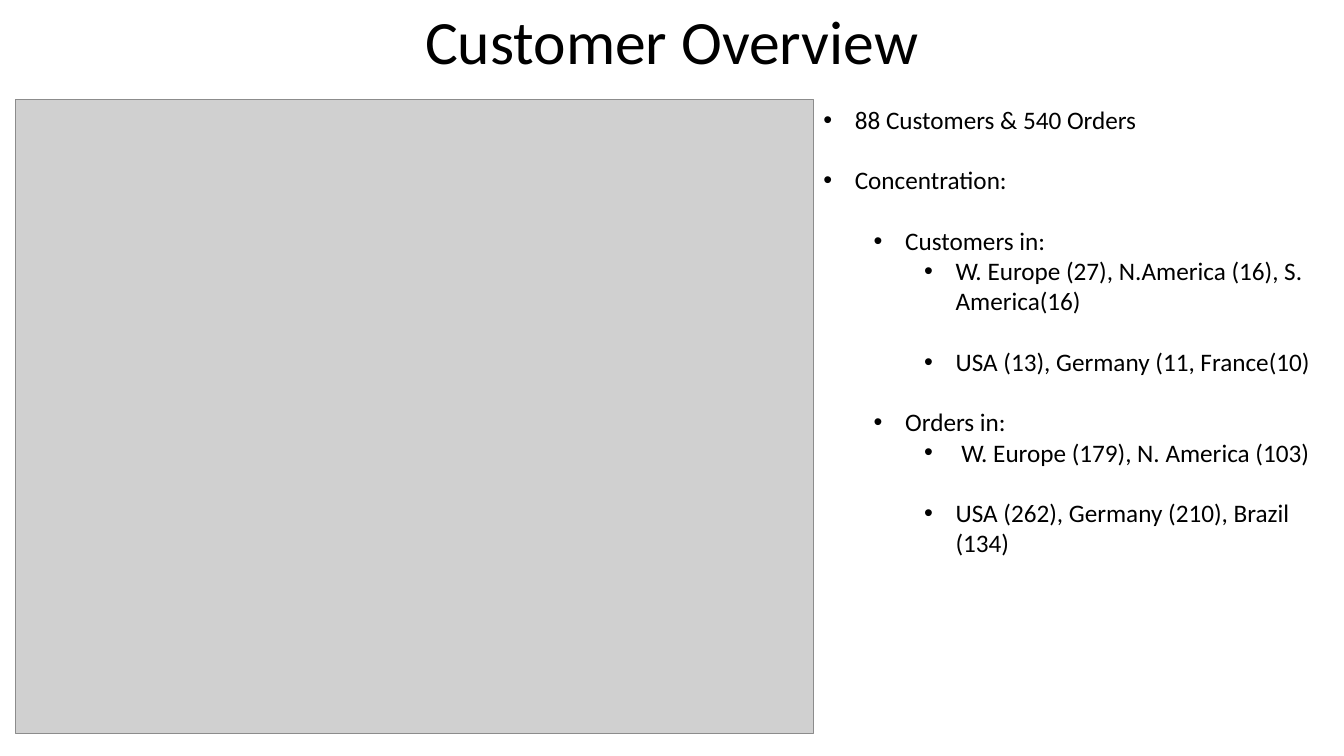
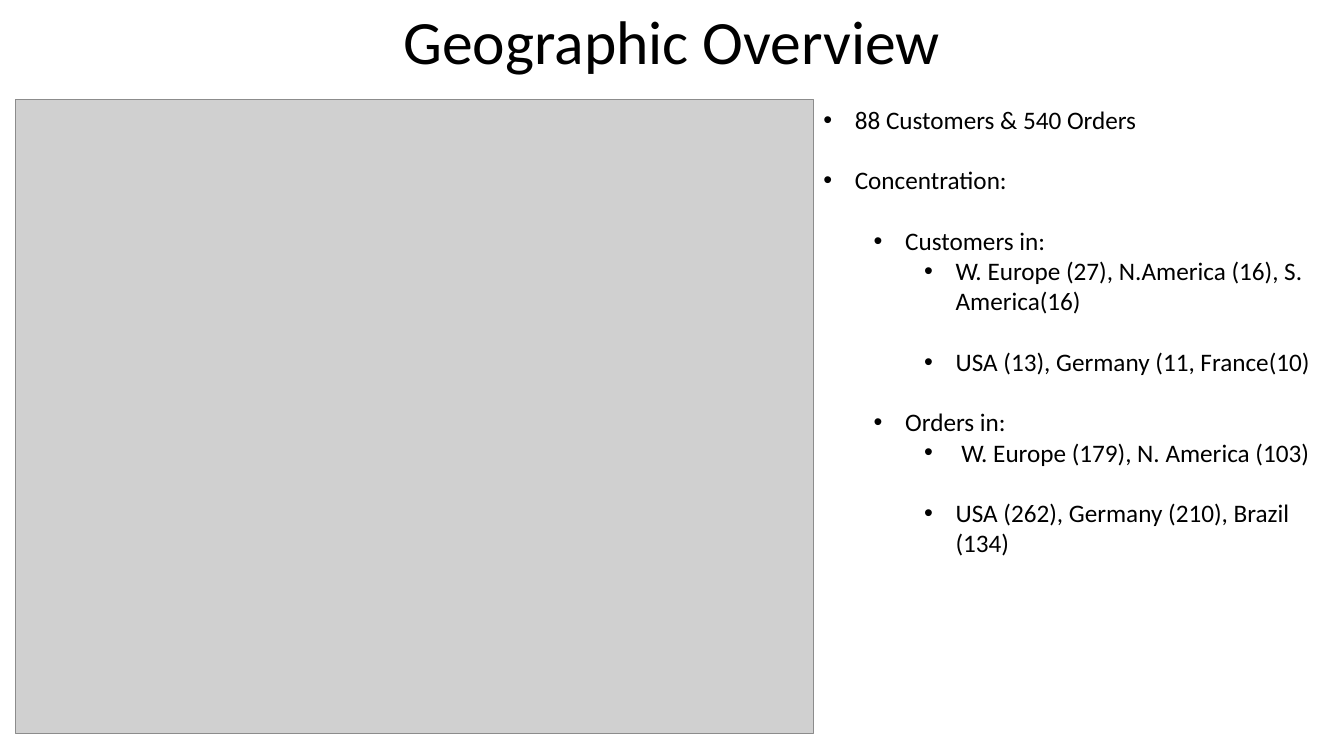
Before and after one commit to joewebb11/dsc-2-final-project-online-ds-pt-112618, a slide deck: slide 9 of NorthWindsPresentation.pptx. Drawn at 1344x756 pixels with LibreOffice and Linux fonts; fonts in the diff are those of the drawing; grey boxes stand for pictures. Boxes give left, top, right and bottom in pixels: in the first picture for what was removed or moved away, otherwise in the second. Text is boxed around its words. In the diff, an @@ line names an element or a change of style, - is before the commit and + after.

```diff
--- a/NorthWindsPresentation.pptx
+++ b/NorthWindsPresentation.pptx
@@ title at (403,21,940,75): text changed @@
-Customer Overview
+Geographic Overview
```
Also in this commit, not shown: 5 other slides changed, 2 slides added, 2 slides removed, 2 other files.
